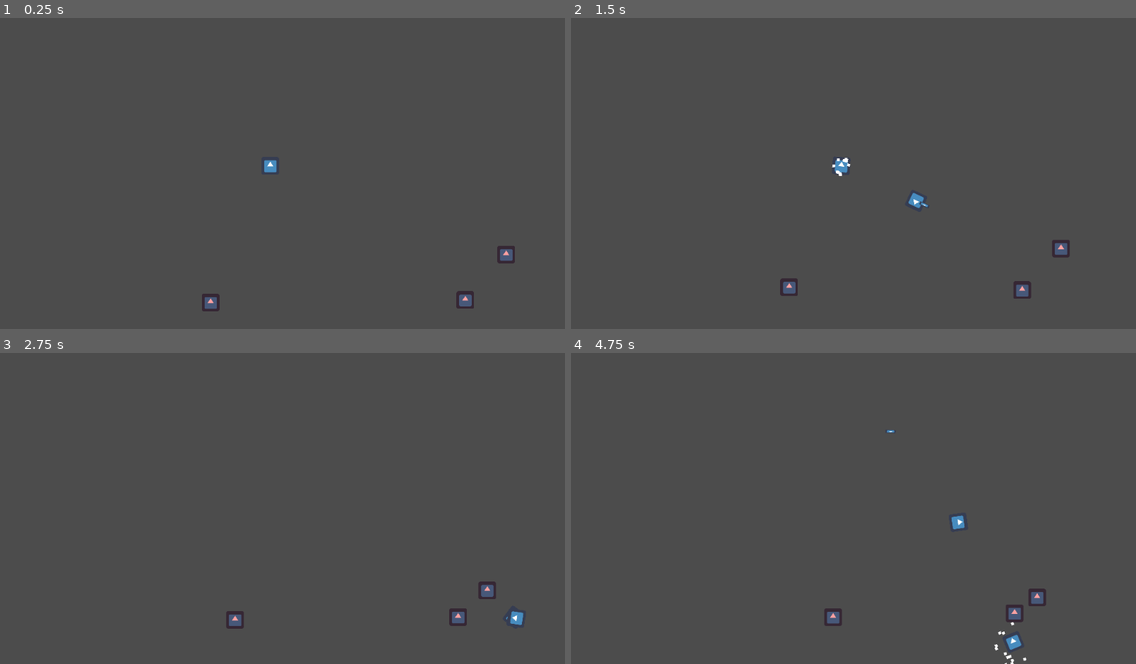
Above: before the commit, frames 1-4 (two rows, left to right).
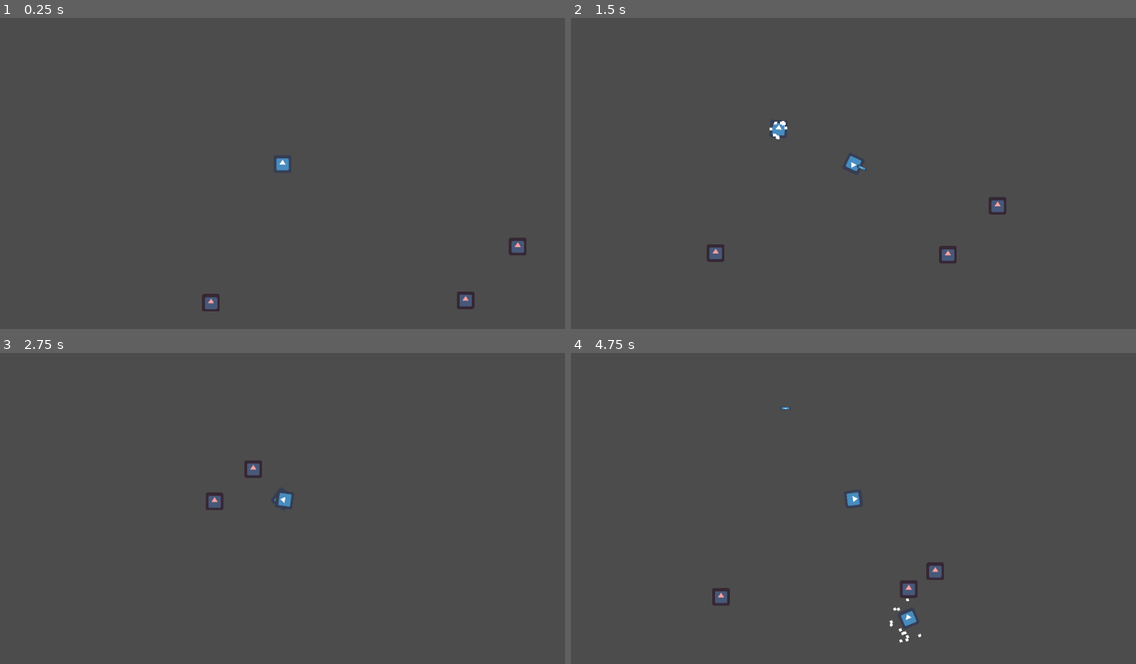
Above: after the commit, the same moments.

Repository: adrianriverof/juego-viaje
Game: Godot game, scene res://level.tscn
Same seed, same stepped clock (60 frames per second), same inputs: the game is played once before the commit and once after it. The engine's default icon, where the game draws it, is replaced by a stand-in: a white triangle on a blue panel in a dark square.
Inputs:
- Up to frame 1 (0.25 s): no input
- Up to frame 2 (1.5 s): hold Right (p1right) 0.53-1.28 s; hold A (p1mine) 0.53-1.28 s; hold Down (p1down) from 1.28 s (still down); tap S (p1shoot) at 1.35 s
- Up to frame 3 (2.75 s): release Down (p1down) at 2.03 s; hold Right (p1right) from 2.03 s (still down); hold A (p1mine) from 2.03 s (still down)
- Up to frame 4 (4.75 s): release Right (p1right) at 2.78 s; release A (p1mine) at 2.78 s; hold Up (p1up) 2.78-3.53 s; tap S (p1shoot) at 2.85, 4.35 s; hold A (p1mine) 3.53-4.28 s; hold Left (p1left) from 3.53 s (still down)

The runs differ from the first frame. In frame 1, 0.5% of the frame differs, in the area x 35-94%, y 45-95%; in frame 2, 1.4%; in frame 3, 1.0%; in frame 4, 1.5%, in the area x 25-85%, y 17-100%.

Commit message:
life and damage variables

Diff:
--- a/bullet.gd
+++ b/bullet.gd
@@ -9,6 +9,8 @@
 var parent_velocity = Vector2.ZERO
 var inertia = Vector2(0,0)
 var velocity = Vector2(0,0)
+
+var damage = 1
 
 
 func _ready():
--- a/enemy.gd
+++ b/enemy.gd
@@ -6,7 +6,7 @@
 var player_direction = Vector2.ZERO
 
 var speed = 50
-
+var life = 3
 
 
 func _ready():
--- a/level.tscn
+++ b/level.tscn
@@ -6,14 +6,13 @@
 [node name="level" type="Node2D"]
 
 [node name="player" parent="." instance=ExtResource( 1 )]
-position = Vector2( -44.4282, 6.85753 )
 
-[node name="Camera2D" type="Camera2D" parent="."]
+[node name="Camera2D" type="Camera2D" parent="player"]
 current = true
 zoom = Vector2( 2, 2 )
 
 [node name="enemy" parent="." instance=ExtResource( 2 )]
-position = Vector2( 822.261, 333.709 )
+position = Vector2( 863.791, 303.505 )
 
 [node name="enemy2" parent="." instance=ExtResource( 2 )]
 position = Vector2( 672.759, 501.899 )
--- a/player.gd
+++ b/player.gd
@@ -15,6 +15,9 @@
 var rotation_radians = 0.5
 var speed = 500
 var move_weight = 0.05
+
+var life = 1
+
 
 var firerate_time = 0.1
 
Not shown, changed: todo.txt
